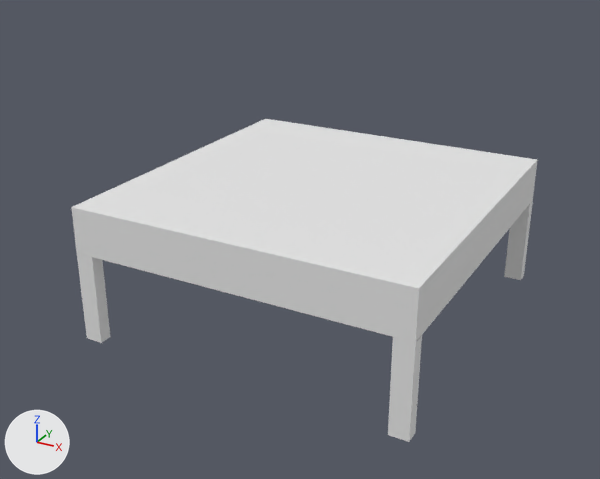
Two versions of the FBX model Content/Models/environment/platform.fbx, one commit apart.
Rendered twice from a 50 mm lens placed at (2.84, -5.53, 3.31), pointed at (-0.08, -0.22, 0.65). Lighting does not change. The marker at lower left points along +X, +Y and +Z.
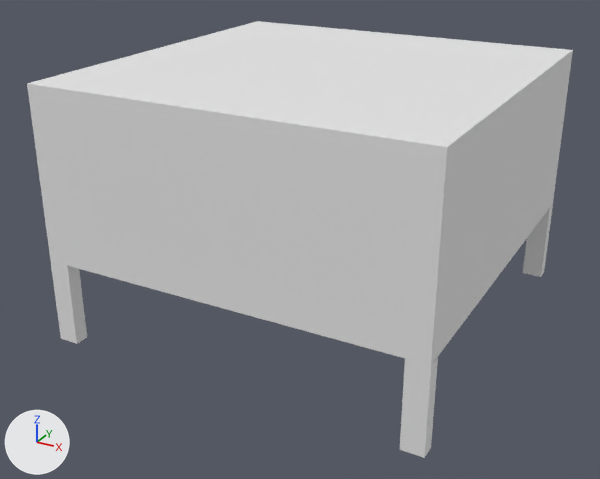
Scene script edits in JSON lines:
```json
{"block": "me_cube", "where": "me_cube.from_pydata(...)  # 40 vertices, 24 faces; spans x -1.0..1.0, y -1.0..1.0, z -1.05..0.83"}
{"block": "me_cube", "where": "# used by ob_cube; location = (0.0, 0.0, 0.6); scale = (1.35, 1.37, 0.584)"}
{"block": "me_cube", "where": "# before: 4 (1.0, 1.0, 0.83) at pixel (537, 159), 5 (1.0, -1.0, 0.83) at pixel (418, 288), 6 (-1.0, -1.0, 0.83) at pixel (71, 207), 7 (-1.0, 1.0, 0.83) at pixel (265, 118)"}
{"block": "me_cube", "change": "me_cube part 1"}
{"op": "add", "block": "me_cube", "code": "for i in [*range(4, 8)]: me_cube.vertices[i].co += Vector((0.0, 0.0, 1.88))"}
{"op": "set", "path": "ob_cube.location", "old": "(0.0, 0.0, 0.6)", "new": "(0.0, 0.0, 0.563)"}
{"op": "set", "path": "ob_cube.scale", "old": "(1.35, 1.37, 0.584)", "new": "(1.5, 1.5, 0.531)"}
```

Changed parts and their boxes (x1, y1, x2, y2) in the pictures (600 x 479 px; the box of a moved part takes in the faces that stretch with it):
```json
{"object": "Cube", "change": "reshaped, moved, rescaled", "before": [71, 119, 538, 442], "after": [27, 21, 573, 458], "on screen": "17% wider, 35% taller"}
{"part": 1, "of": "me_cube", "change": "moved or reshaped", "before": [71, 119, 538, 343], "after": [27, 21, 573, 366]}
```
